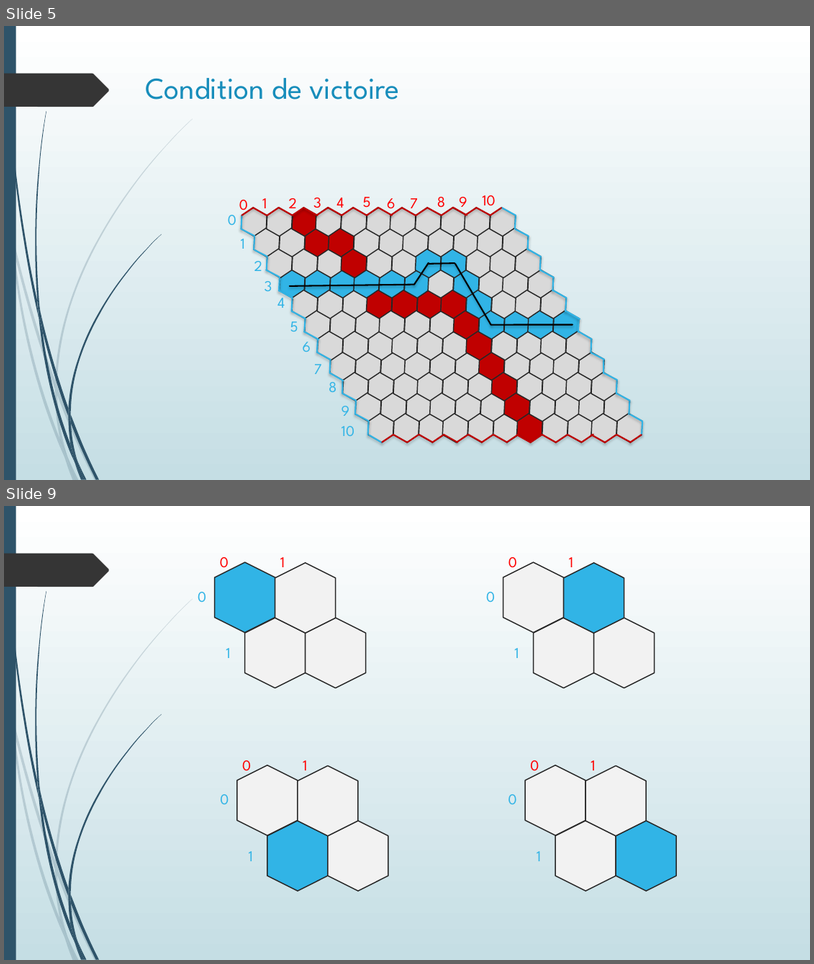
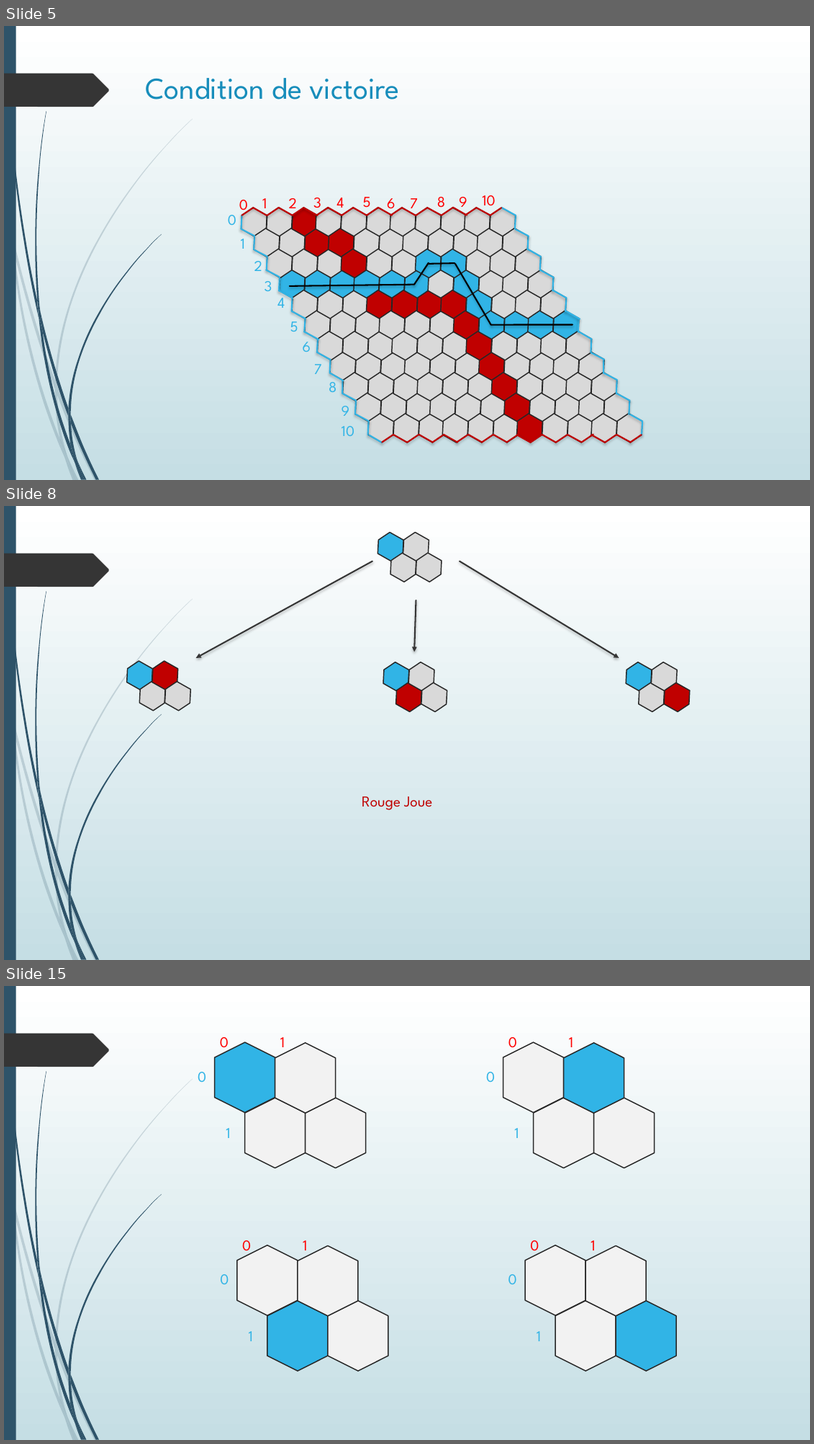
Before and after one commit to yarduoc/HexAI, a slide deck: PresentationTibo/TIPE 2017.pptx. Shown one above the other, each under a label of ours: slides 5 and 9 before the commit, slides 5, 8 and 15 after it; the slides between them are not shown. The pictures are 814x964 and 814x1444 pixels, drawn with LibreOffice and Linux fonts; fonts in the diff are those of the drawing. Boxes give left, top, right and bottom in pixels: in the first picture for what was removed or moved away, otherwise in the second. Text is boxed around its words. In the diff, an @@ line names an element or a change of style, - is before the commit and + after.

```diff
--- a/PresentationTibo/TIPE 2017.pptx
+++ b/PresentationTibo/TIPE 2017.pptx
@@ slide 8 added at box(4, 506, 810, 960), background gradient #FFFFFF to #C5DEE5; not listed: 24 template elements that a slide beside it also shows @@
@@ hexagon added at box(373, 529, 409, 564), fill #31B4E6, outline #272727 1.25 pt @@
@@ hexagon added at box(398, 529, 434, 564), fill #D9D9D9, outline #272727 1.25 pt @@
@@ arrow added from (373, 561) to (196, 658), #353535 1.75 pt @@
@@ hexagon added at box(385, 550, 422, 584), fill #D9D9D9, outline #272727 1.25 pt @@
@@ hexagon added at box(411, 550, 447, 584), fill #D9D9D9, outline #272727 1.25 pt @@
@@ arrow added from (460, 561) to (619, 658), #353535 1.75 pt @@
@@ arrow added from (417, 600) to (415, 651), #353535 1.75 pt @@
@@ hexagon added at box(121, 658, 157, 692), fill #31B4E6, outline #272727 1.25 pt @@
@@ hexagon added at box(147, 658, 183, 692), fill #C00000, outline #272727 1.25 pt @@
@@ hexagon added at box(378, 659, 414, 694), fill #31B4E6, outline #272727 1.25 pt @@
@@ hexagon added at box(404, 659, 440, 694), fill #D9D9D9, outline #272727 1.25 pt @@
@@ hexagon added at box(621, 659, 657, 694), fill #31B4E6, outline #272727 1.25 pt @@
@@ hexagon added at box(646, 659, 683, 694), fill #D9D9D9, outline #272727 1.25 pt @@
@@ hexagon added at box(134, 679, 170, 713), fill #D9D9D9, outline #272727 1.25 pt @@
@@ hexagon added at box(160, 679, 196, 713), fill #D9D9D9, outline #272727 1.25 pt @@
@@ hexagon added at box(391, 680, 427, 715), fill #C00000, outline #272727 1.25 pt @@
@@ hexagon added at box(416, 680, 452, 715), fill #D9D9D9, outline #272727 1.25 pt @@
@@ hexagon added at box(634, 680, 670, 715), fill #D9D9D9, outline #272727 1.25 pt @@
@@ hexagon added at box(659, 680, 695, 715), fill #C00000, outline #272727 1.25 pt @@
@@ text added at box(362, 796, 432, 810), 18 pt, text #C00000 @@
+Rouge Joue
@@ what was slide 9 is now slide 15 @@
```
Also in this commit, not shown: 5 slides changed, 13 other slides added, 2 other files.
